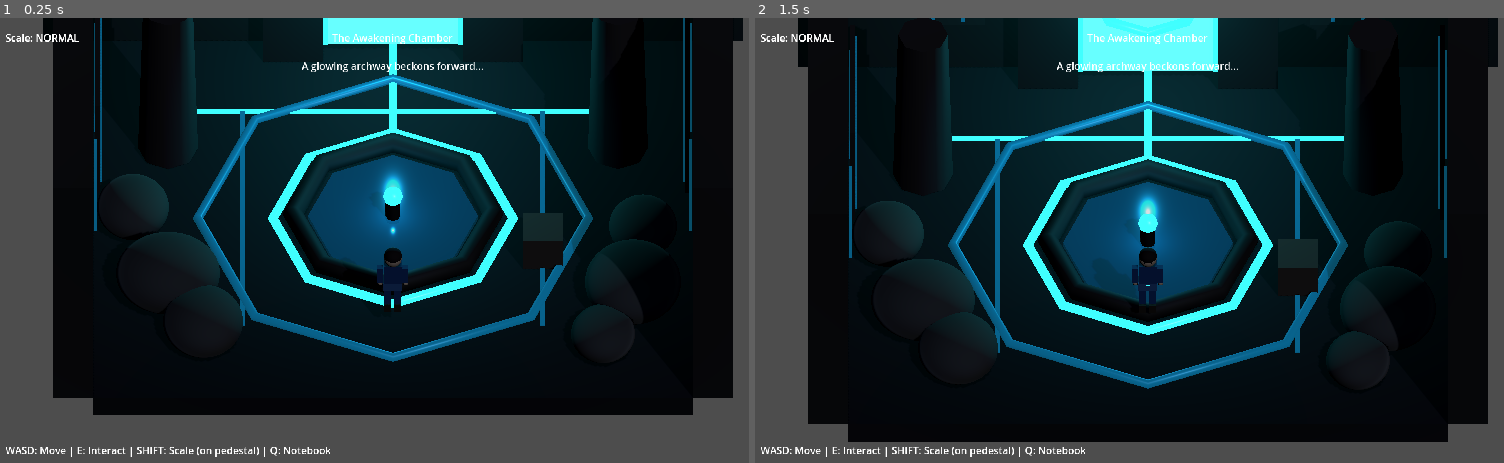
Above: before the commit, frames 1-2 (left to right).
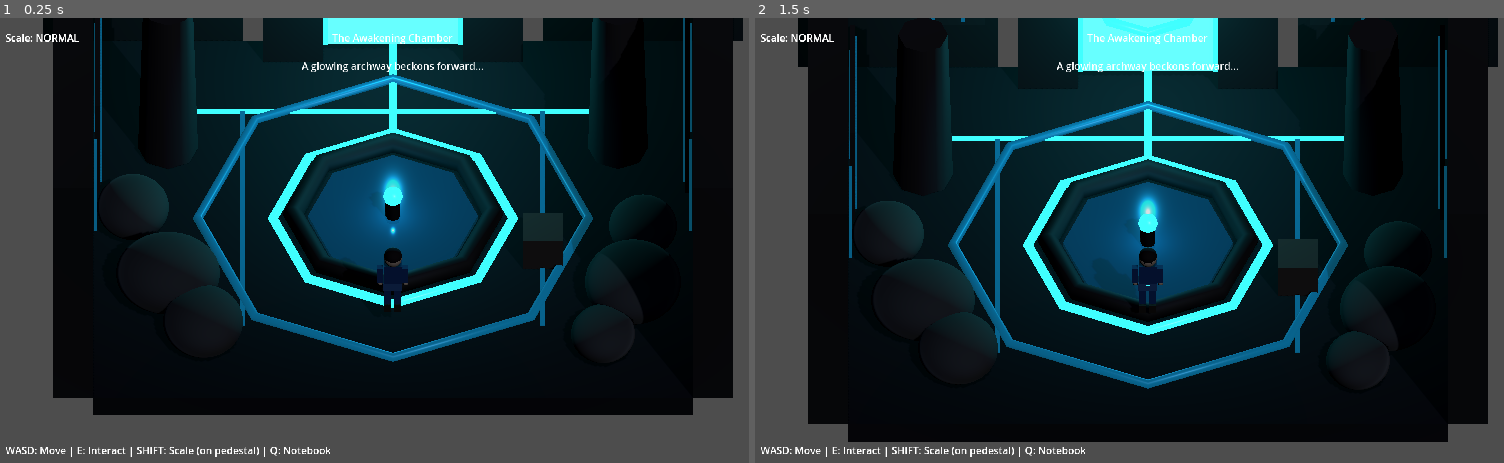
Above: after the commit, the same moments.

Repository: kariannharris-star/The-Recursion-Engine
Game: Godot game, scene res://scenes/main_3d.tscn
The game is run twice, just before and just after one commit, with the same random seed, the same clock (stepped at 60 frames per second) and the same inputs.
Inputs:
- Up to frame 1 (0.25 s): no input
- Up to frame 2 (1.5 s): tap Enter at 0.5 s; hold E (interact) 0.53-1.28 s; hold W (move_up) from 0.53 s (still down); tap Space at 1.25 s; tap Q (open_notebook) at 1.35 s

The runs differ from the first frame. In frame 1, 0.3% of the frame differs, in the area x 32-73%, y 0-6%; in frame 2, 0.6%, in the area x 32-73%, y 0-12%.

Commit message:
Fix door - split back wall to create opening
Back wall was blocking the archway. Now split into
left and right sections with gap in middle for exit.

🤖 Generated with [Claude Code](https://claude.com/claude-code)

Co-Authored-By: Claude Opus 4.5 <noreply@anthropic.com>

Diff:
--- a/Godot_folder/scenes/rooms/room_1_1_3d.tscn
+++ b/Godot_folder/scenes/rooms/room_1_1_3d.tscn
@@ -221,16 +221,23 @@
 ; --- WALLS (Cave-like enclosure) ---
 [node name="Walls" type="Node3D" parent="."]
 
-[node name="BackWall" type="StaticBody3D" parent="Walls"]
-transform = Transform3D(1, 0, 0, 0, 1, 0, 0, 0, 1, 0, 3, -5.4)
+; Back wall LEFT side (gap in middle for door)
+[node name="BackWallLeft" type="StaticBody3D" parent="Walls"]
+transform = Transform3D(1, 0, 0, 0, 1, 0, 0, 0, 1, -5, 3, -5.4)
 collision_layer = 3
 
-[node name="Mesh" type="MeshInstance3D" parent="Walls/BackWall"]
-mesh = SubResource("Mesh_wall_back")
-surface_material_override/0 = SubResource("Mat_wall")
-
-[node name="Collision" type="CollisionShape3D" parent="Walls/BackWall"]
-shape = SubResource("BoxShape3D_wall_back")
+[node name="Mesh" type="CSGBox3D" parent="Walls/BackWallLeft"]
+size = Vector3(4, 6, 0.8)
+material = SubResource("Mat_wall")
+
+; Back wall RIGHT side (gap in middle for door)
+[node name="BackWallRight" type="StaticBody3D" parent="Walls"]
+transform = Transform3D(1, 0, 0, 0, 1, 0, 0, 0, 1, 5, 3, -5.4)
+collision_layer = 3
+
+[node name="Mesh" type="CSGBox3D" parent="Walls/BackWallRight"]
+size = Vector3(4, 6, 0.8)
+material = SubResource("Mat_wall")
 
 [node name="LeftWall" type="StaticBody3D" parent="Walls"]
 transform = Transform3D(1, 0, 0, 0, 1, 0, 0, 0, 1, -6.4, 3, 0)
